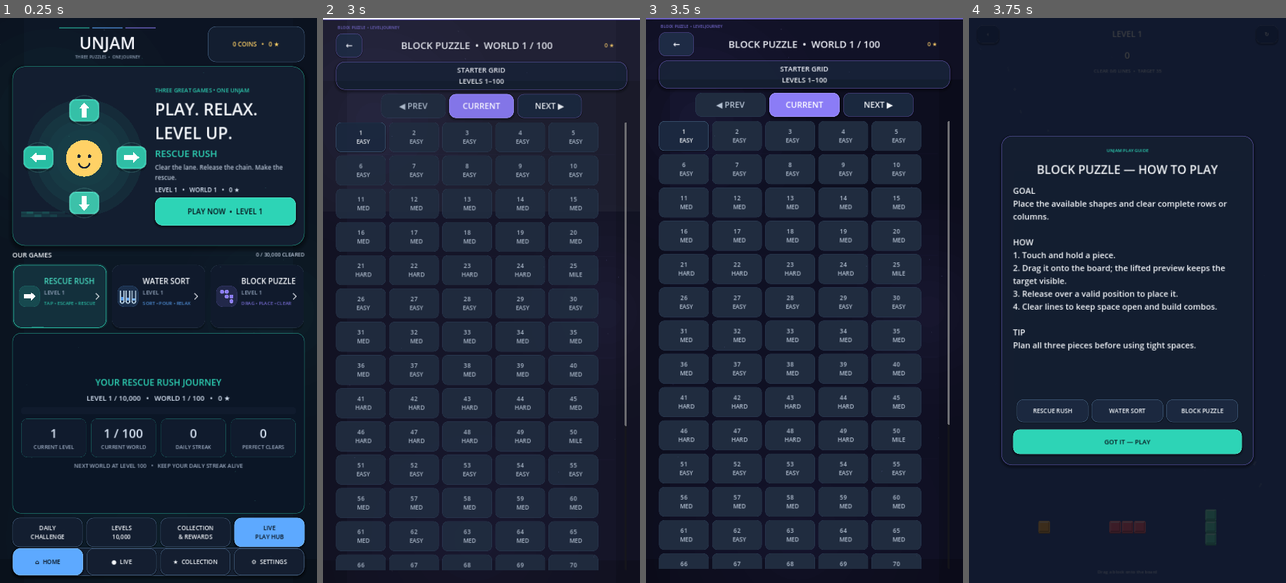
Above: before the commit, frames 1-4 (left to right).
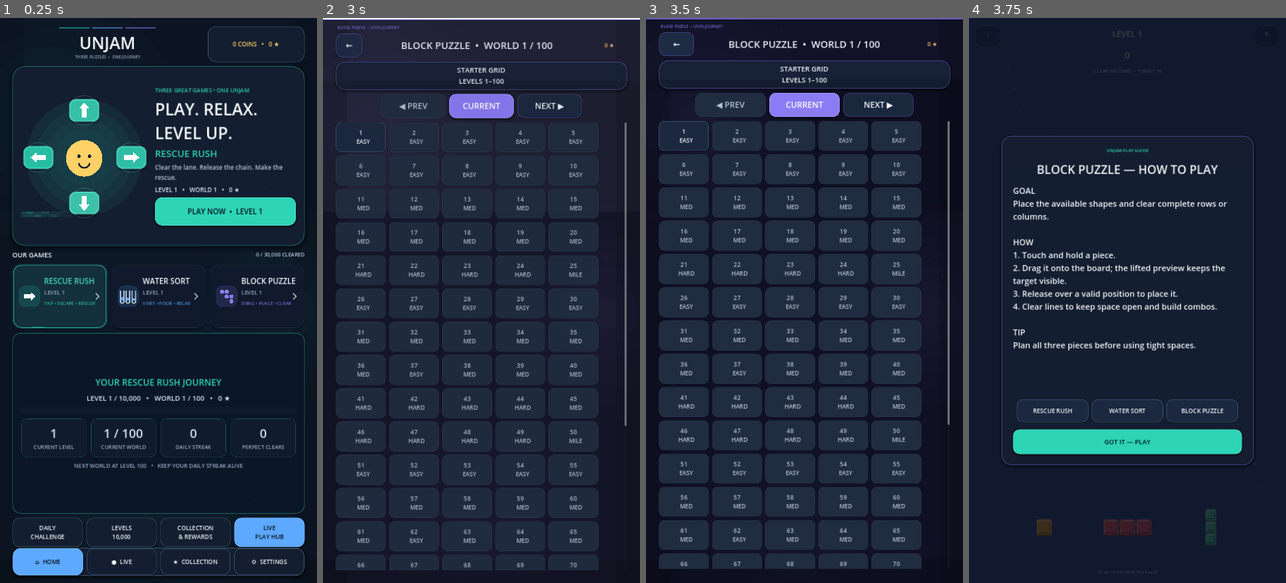
Above: after the commit, the same moments.

Repository: eghosa001/unjam
Game: Godot game, scene res://scenes/Main.tscn
Same seed, same stepped clock (60 frames per second), same inputs: the game is played once before the commit and once after it.
Inputs (mouse positions are in pixels of both pictures, inside the frame that each line leads up to):
- Up to frame 1 (0.25 s): no input
- Up to frame 2 (3 s): click (383, 294) at 0.52 s; click (481, 294) at 1.27 s; click (579, 294) at 2.02 s; click "PLAY NOW • LEVEL 1" at 2.75 s
- Up to frame 3 (3.5 s): no input
- Up to frame 4 (3.75 s): click "1 EASY" at 3.5 s

Frames 1-3 are identical in both runs. In frame 4, 0.2% of the frame differs, in the area x 21-78%, y 88-92%.

Commit message:
Make Block Puzzle drag physical and magnetic

Diff:
--- a/scripts/ui/block_piece_button.gd
+++ b/scripts/ui/block_piece_button.gd
@@ -2,8 +2,8 @@
 class_name BlockPieceButton
 
 const DragPreview = preload("res://scripts/ui/block_drag_preview.gd")
-const TOUCH_LIFT := 96.0
-const TOUCH_SNAP_RADIUS := 82.0
+const TOUCH_LIFT := 132.0
+const TOUCH_SNAP_RADIUS := 112.0
 
 var shape: Array = []
 var selected := false
@@ -49,7 +49,7 @@
 	if dragging:
 		queue_redraw()
 		return
-	var hover_scale := 1.045 if hover and not selected else 1.0
+	var hover_scale := 1.05 if hover and not selected else 1.0
 	var desired := target_scale * hover_scale
 	scale = scale.lerp(desired, minf(1.0, delta * 13.0))
 	rotation = lerpf(rotation, 0.0, minf(1.0, delta * 14.0))
@@ -60,7 +60,7 @@
 	if used:
 		return
 	var tween := create_tween().set_trans(Tween.TRANS_BACK).set_ease(Tween.EASE_OUT)
-	tween.tween_property(self, "scale", target_scale * 1.12, 0.06)
+	tween.tween_property(self, "scale", target_scale * 1.16, 0.06)
 
 func _release() -> void:
 	if dragging:
@@ -71,16 +71,16 @@
 
 func _drag_payload() -> Dictionary:
 	var drag_piece_index := piece_index if piece_index >= 0 else get_index()
-	return {"kind": "block_piece", "piece_index": drag_piece_index, "shape": shape.duplicate(true)}
+	return {"kind": "block_piece", "piece_index": drag_piece_index, "shape": shape.duplicate(true), "accent": accent}
 
 func _make_drag_preview() -> Control:
 	var wrapper := Control.new()
-	wrapper.custom_minimum_size = Vector2(250, 250)
-	wrapper.size = Vector2(250, 250)
+	wrapper.custom_minimum_size = Vector2(380, 380)
+	wrapper.size = Vector2(380, 380)
 	wrapper.mouse_filter = Control.MOUSE_FILTER_IGNORE
-	wrapper.position = Vector2(-125, -215)
+	wrapper.position = Vector2(-190, -315)
 	var preview := DragPreview.new()
-	preview.position = Vector2(10, 8)
+	preview.position = Vector2(10, 10)
 	preview.configure(shape, accent)
 	wrapper.add_child(preview)
 	return wrapper
@@ -90,8 +90,10 @@
 		return
 	dragging = true
 	var tween := create_tween().set_trans(Tween.TRANS_QUAD).set_ease(Tween.EASE_OUT)
-	tween.tween_property(self, "scale", Vector2(0.90, 0.90), 0.07)
-	tween.parallel().tween_property(self, "modulate", Color(1, 1, 1, 0.24), 0.07)
+	tween.tween_property(self, "scale", Vector2(0.84, 0.84), 0.07)
+	tween.parallel().tween_property(self, "modulate", Color(1, 1, 1, 0.18), 0.07)
+	if has_node("/root/FeedbackManager"):
+		FeedbackManager.tap()
 
 func _show_touch_preview(screen_position: Vector2) -> void:
 	var game := _game()
@@ -100,7 +102,6 @@
 	if touch_preview == null or not is_instance_valid(touch_preview):
 		touch_preview = DragPreview.new()
 		touch_preview.configure(shape, accent)
-		touch_preview.scale = Vector2(1.18, 1.18)
 		touch_preview.mouse_filter = Control.MOUSE_FILTER_IGNORE
 		touch_preview.z_index = 950
 		var layer = game.get("effects_layer")
@@ -116,27 +117,44 @@
 	var parent_control := touch_preview.get_parent() as Control
 	if parent_control == null:
 		return
+	var game := _game()
 	var local_point: Vector2 = parent_control.get_global_transform_with_canvas().affine_inverse() * screen_position
-	# Lift the actual brick above the finger so it remains visible while aiming.
-	touch_preview.position = local_point - Vector2(touch_preview.size.x * 0.5, touch_preview.size.y + 8.0)
-
-func _hide_touch_preview() -> void:
-	if touch_preview != null and is_instance_valid(touch_preview):
+	var desired := local_point - Vector2(touch_preview.size.x * 0.5, touch_preview.size.y * 0.5 + TOUCH_LIFT)
+	var valid := true
+	if game != null:
+		var origin := _best_origin(game, screen_position)
+		valid = origin.x >= 0 and bool(game.call("can_place", shape, origin))
+	if touch_preview.has_method("set_drag_target"):
+		touch_preview.call("set_drag_target", desired, valid)
+	else:
+		touch_preview.position = desired
+
+func _hide_touch_preview(immediate := true) -> void:
+	if touch_preview == null or not is_instance_valid(touch_preview):
+		touch_preview = null
+		return
+	if immediate:
 		touch_preview.queue_free()
+	else:
+		var preview := touch_preview
+		var tween := preview.create_tween().set_trans(Tween.TRANS_BACK).set_ease(Tween.EASE_IN)
+		tween.tween_property(preview, "scale", preview.scale * 0.82, 0.08)
+		tween.parallel().tween_property(preview, "modulate:a", 0.0, 0.10)
+		tween.finished.connect(preview.queue_free)
 	touch_preview = null
 
-func _end_drag_feedback() -> void:
-	_hide_touch_preview()
+func _end_drag_feedback(hide_preview := true) -> void:
+	if hide_preview:
+		_hide_touch_preview()
 	if not dragging:
 		return
 	dragging = false
 	var tween := create_tween().set_trans(Tween.TRANS_BACK).set_ease(Tween.EASE_OUT)
 	tween.tween_property(self, "modulate", Color.WHITE, 0.07)
-	tween.parallel().tween_property(self, "scale", target_scale * 1.08, 0.09)
+	tween.parallel().tween_property(self, "scale", target_scale * 1.10, 0.09)
 	tween.tween_property(self, "scale", target_scale, 0.15)
 
 func _get_drag_data(_at_position: Vector2) -> Variant:
-	# Desktop/mouse path: use Godot's native drag-and-drop lifecycle.
 	if used or shape.is_empty():
 		return null
 	_begin_drag_feedback()
@@ -179,7 +197,7 @@
 	if what == NOTIFICATION_DRAG_END:
 		_clear_touch_footprint()
 		_hide_touch_preview()
-		_end_drag_feedback()
+		_end_drag_feedback(false)
 
 func _game() -> Node:
 	var node: Node = self
@@ -216,9 +234,6 @@
 	return Vector2i(-1, -1)
 
 func _best_origin(game: Node, screen_position: Vector2) -> Vector2i:
-	# Prefer the lifted mobile preview position used by commercial block puzzles.
-	# Fall back to the finger position so synthetic touch and accessibility input
-	# remain reliable even when they do not emulate the same drag geometry.
 	var lifted := _origin_for_screen_position(game, screen_position, true)
 	if lifted.x >= 0 and bool(game.call("can_place", shape, lifted)):
 		return lifted
@@ -235,7 +250,7 @@
 		return
 	for cell in _cell_buttons(game):
 		if cell != null and is_instance_valid(cell) and cell.has_method("set_drag_footprint"):
-			cell.call("set_drag_footprint", false, false)
+			cell.call("set_drag_footprint", false, false, accent)
 
 func _update_touch_footprint(screen_position: Vector2) -> void:
 	var game := _game()
@@ -244,7 +259,7 @@
 	var cells := _cell_buttons(game)
 	for cell in cells:
 		if cell != null and is_instance_valid(cell) and cell.has_method("set_drag_footprint"):
-			cell.call("set_drag_footprint", false, false)
+			cell.call("set_drag_footprint", false, false, accent)
 	var origin := _best_origin(game, screen_position)
 	if origin.x < 0:
 		return
@@ -259,21 +274,65 @@
 		if index >= 0 and index < cells.size():
 			var cell = cells[index]
 			if cell != null and is_instance_valid(cell) and cell.has_method("set_drag_footprint"):
-				cell.call("set_drag_footprint", true, valid)
+				cell.call("set_drag_footprint", true, valid, accent)
+
+func _snap_preview_to_origin(game: Node, origin: Vector2i) -> void:
+	if touch_preview == null or not is_instance_valid(touch_preview):
+		return
+	var cells := _cell_buttons(game)
+	if cells.is_empty():
+		return
+	var centers: Array[Vector2] = []
+	for raw in shape:
+		var point := _as_point(raw)
+		var x := origin.x + point.x
+		var y := origin.y + point.y
+		if x < 0 or x >= 8 or y < 0 or y >= 8:
+			continue
+		var idx := y * 8 + x
+		if idx >= 0 and idx < cells.size():
+			var cell: Control = cells[idx]
+			centers.append(cell.get_global_rect().get_center())
+	if centers.is_empty():
+		return
+	var center := Vector2.ZERO
+	for value in centers:
+		center += value
+	center /= float(centers.size())
+	var parent_control := touch_preview.get_parent() as Control
+	if parent_control == null:
+		return
+	var local_center := parent_control.get_global_transform_with_canvas().affine_inverse() * center
+	var desired := local_center - touch_preview.size * 0.5
+	if touch_preview.has_method("set_drag_target"):
+		touch_preview.call("set_drag_target", desired, true)
+	if touch_preview.has_method("set_drag_scale"):
+		touch_preview.call("set_drag_scale", Vector2(1.03, 1.03))
 
 func _finish_touch_drag(screen_position: Vector2) -> void:
 	var game := _game()
-	_clear_touch_footprint()
-	_hide_touch_preview()
-	_end_drag_feedback()
 	if game == null:
+		_clear_touch_footprint()
+		_hide_touch_preview()
+		_end_drag_feedback(false)
 		return
 	if game.has_method("clear_touch_drag"):
 		game.call("clear_touch_drag", self)
 	var origin := _best_origin(game, screen_position)
-	if origin.x < 0:
-		return
-	game.call("place_piece_from_drag", piece_index if piece_index >= 0 else get_index(), origin)
+	var valid := origin.x >= 0 and bool(game.call("can_place", shape, origin))
+	if valid:
+		_snap_preview_to_origin(game, origin)
+		game.call("place_piece_from_drag", piece_index if piece_index >= 0 else get_index(), origin)
+		_clear_touch_footprint()
+		_hide_touch_preview(false)
+		_end_drag_feedback(false)
+	else:
+		_clear_touch_footprint()
+		if touch_preview != null and is_instance_valid(touch_preview):
+			if touch_preview.has_method("set_drag_scale"):
+				touch_preview.call("set_drag_scale", Vector2(0.92, 0.92))
+		_hide_touch_preview(false)
+		_end_drag_feedback(false)
 
 func _set_hover(value: bool) -> void:
 	hover = value
@@ -301,25 +360,25 @@
 	for point in points:
 		max_x = maxi(max_x, point.x)
 		max_y = maxi(max_y, point.y)
-	var cell := minf(42.0, minf((size.x - 26.0) / float(max_x + 1), (size.y - 20.0) / float(max_y + 1)))
-	cell = maxf(12.0, cell)
+	var cell := minf(56.0, minf((size.x - 24.0) / float(max_x + 1), (size.y - 18.0) / float(max_y + 1)))
+	cell = maxf(14.0, cell)
 	var total := Vector2((max_x + 1) * cell, (max_y + 1) * cell)
 	var origin := (size - total) * 0.5
 	for point in points:
-		var rect := Rect2(origin + Vector2(point) * cell + Vector2(1.5, 1.5), Vector2(cell - 3, cell - 3))
+		var rect := Rect2(origin + Vector2(point) * cell + Vector2(2, 2), Vector2(cell - 4, cell - 4))
 		_draw_block(rect, accent)
 	if selected:
 		var pulse := 0.55 + 0.45 * sin(phase * 7.0)
-		draw_arc(size * 0.5, maxf(total.x, total.y) * 0.58, 0.0, TAU, 32, Color(accent.lightened(0.38), 0.18 + pulse * 0.16), 3.0, true)
+		draw_arc(size * 0.5, maxf(total.x, total.y) * 0.60, 0.0, TAU, 32, Color(accent.lightened(0.38), 0.20 + pulse * 0.18), 3.0, true)
 
 func _draw_block(rect: Rect2, fill: Color) -> void:
 	var dark := fill.darkened(0.28)
-	draw_style_box(_style(dark, Color.TRANSPARENT, 0, 3), Rect2(rect.position + Vector2(0, 4), rect.size))
-	draw_style_box(_style(fill, fill.lightened(0.22), 1, 3), rect)
-	draw_line(rect.position + Vector2(4, 4), Vector2(rect.end.x - 4, rect.position.y + 4), Color(fill.lightened(0.50), 0.98), 2.2, true)
-	draw_line(rect.position + Vector2(4, 4), Vector2(rect.position.x + 4, rect.end.y - 4), Color(fill.lightened(0.30), 0.80), 1.5, true)
-	draw_line(Vector2(rect.position.x + 4, rect.end.y - 4), rect.end - Vector2(4, 4), Color(dark, 0.95), 2.2, true)
-	draw_line(Vector2(rect.end.x - 4, rect.position.y + 4), rect.end - Vector2(4, 4), Color(dark, 0.82), 1.5, true)
+	draw_style_box(_style(dark, Color.TRANSPARENT, 0, 6), Rect2(rect.position + Vector2(0, 5), rect.size))
+	draw_style_box(_style(fill, fill.lightened(0.24), 2, 6), rect)
+	draw_line(rect.position + Vector2(6, 5), Vector2(rect.end.x - 6, rect.position.y + 5), Color(fill.lightened(0.54), 0.98), 3.0, true)
+	draw_line(rect.position + Vector2(5, 7), Vector2(rect.position.x + 5, rect.end.y - 7), Color(fill.lightened(0.30), 0.80), 2.0, true)
+	draw_line(Vector2(rect.position.x + 6, rect.end.y - 5), rect.end - Vector2(6, 5), Color(dark, 0.95), 3.0, true)
+	draw_line(Vector2(rect.end.x - 5, rect.position.y + 7), rect.end - Vector2(5, 7), Color(dark, 0.82), 2.0, true)
 
 func _as_point(raw: Variant) -> Vector2i:
 	if raw is Vector2i:
@@ -344,9 +403,10 @@
 	style.corner_radius_top_right = radius
 	style.corner_radius_bottom_left = radius
 	style.corner_radius_bottom_right = radius
-	style.border_width_left = width
-	style.border_width_right = width
-	style.border_width_top = width
-	style.border_width_bottom = width
-	style.border_color = border
+	if width > 0:
+		style.border_width_left = width
+		style.border_width_right = width
+		style.border_width_top = width
+		style.border_width_bottom = width
+		style.border_color = border
 	return style
